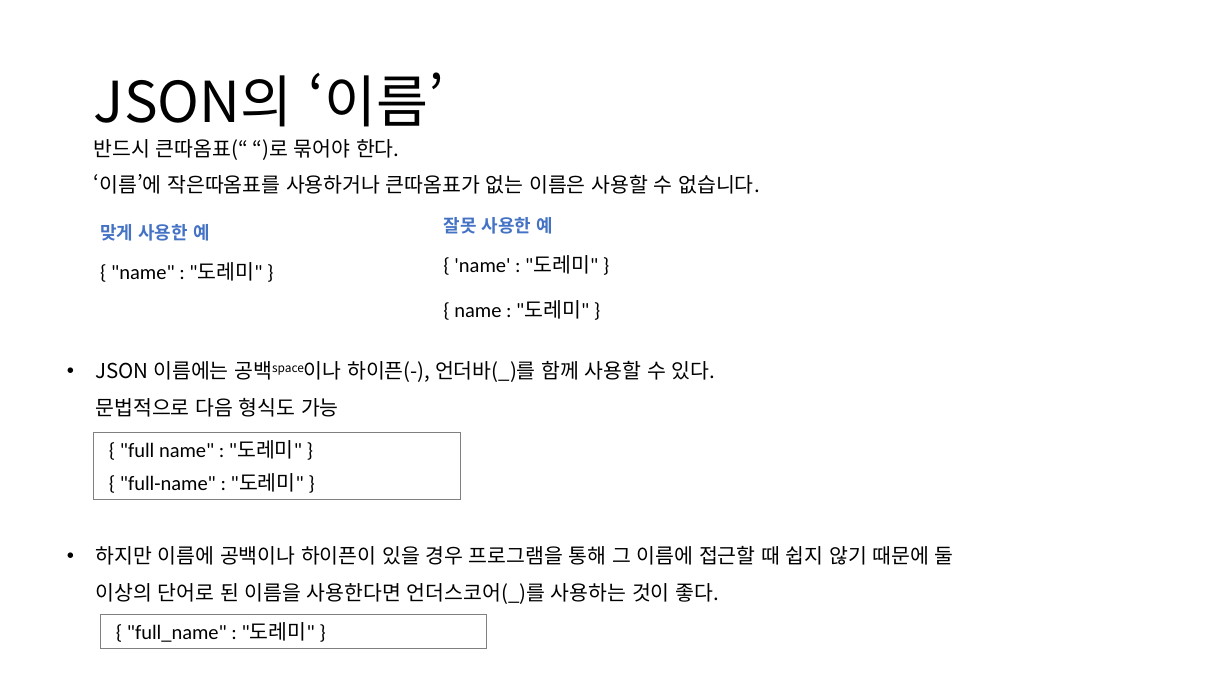
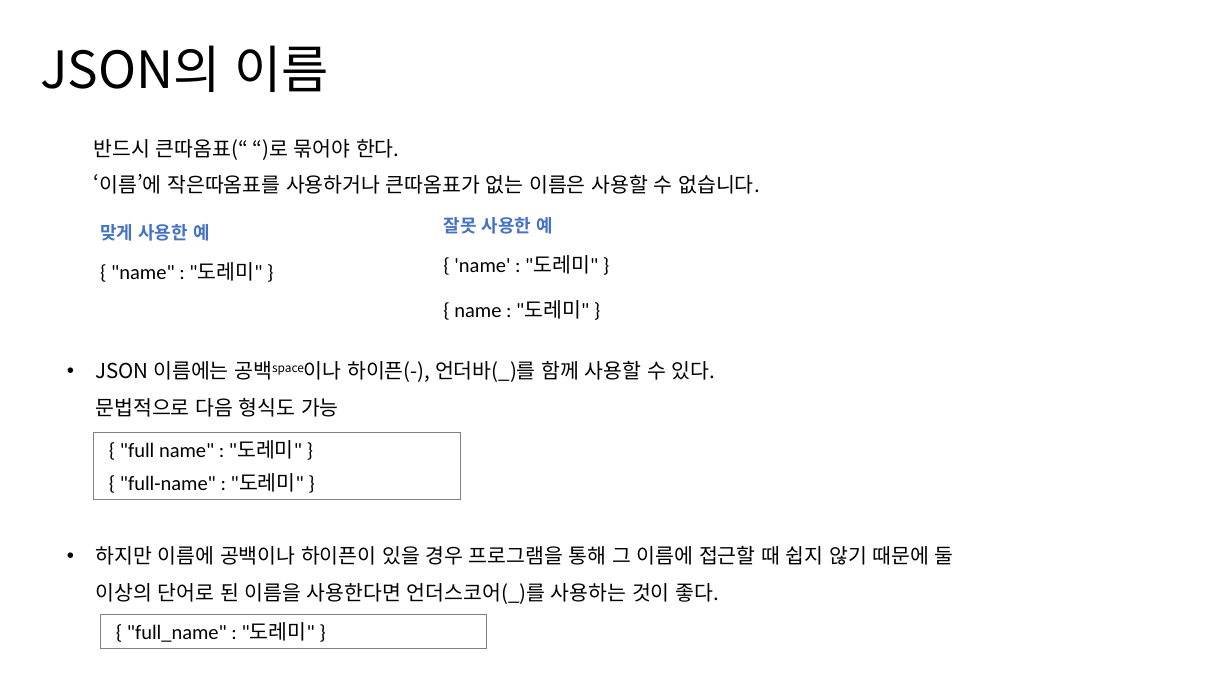
Before and after one commit to hizerdfo/poly_data_javascript_2023, a slide deck: slide 7 of 331-HTTP 통신/331-2.json.pptx. Drawn at 1232x693 pixels with LibreOffice and Linux fonts; fonts in the diff are those of the drawing. Boxes give left, top, right and bottom in pixels: in the first picture for what was removed or moved away, otherwise in the second. Text is boxed around its words. In the diff, an @@ line names an element or a change of style, - is before the commit and + after.

```diff
--- a/331-HTTP 통신/331-2.json.pptx
+++ b/331-HTTP 통신/331-2.json.pptx
@@ text "JSON의 이름" at (40, 45, 329, 92): vertical alignment middle to top @@
@@ text at (40, 45, 329, 92): text changed; size 44 to 40 pt @@
-JSON의 ‘이름’
+JSON의 이름
```
Also in this commit, not shown: 7 other slides changed, 44 other files.
